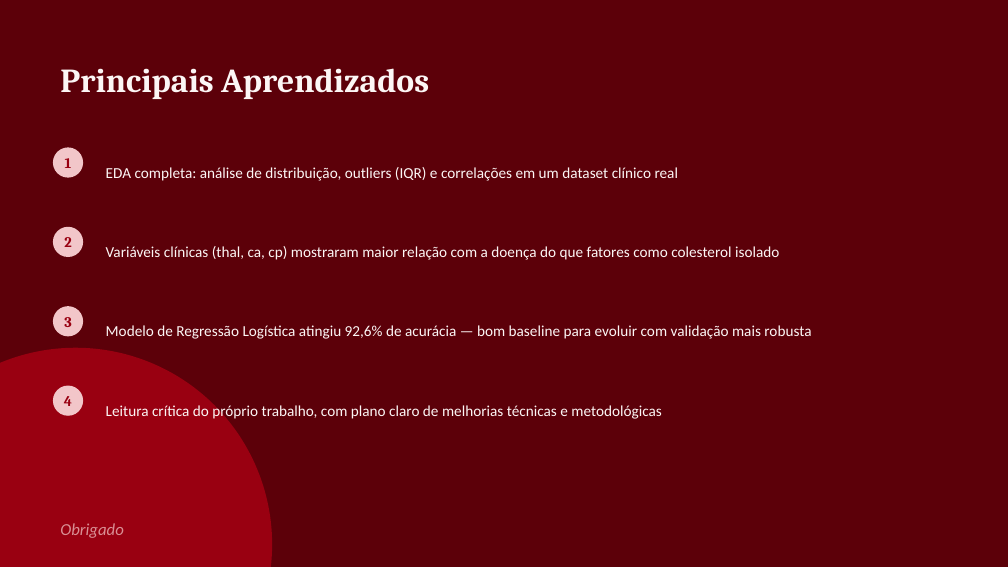
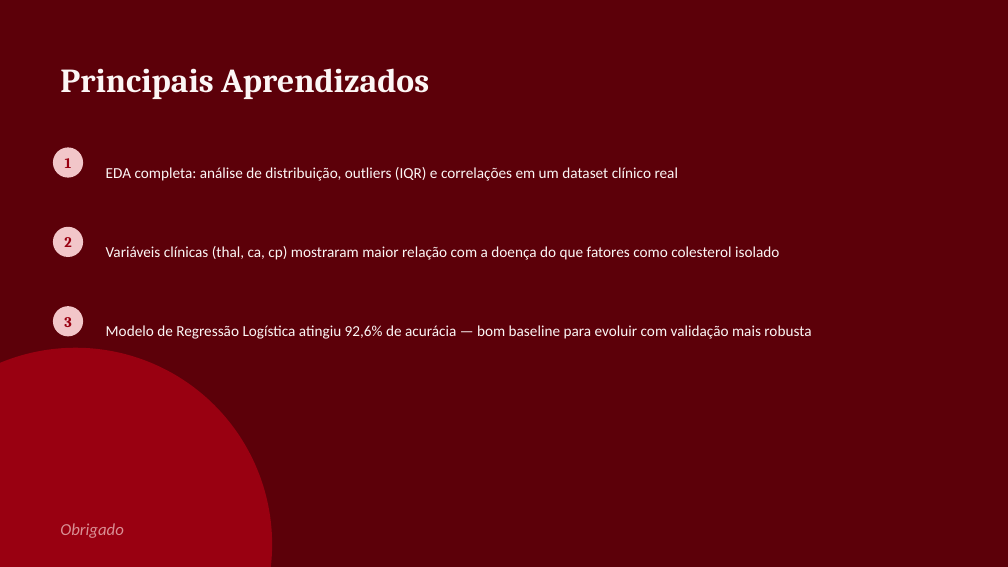
Before and after one commit to Arzenha/Org-o_sofredor, a slide deck: slide 10 of Doenca_Cardiaca_Apresentacao.pptx (slide 11 before the commit). Drawn at 1008x567 pixels with LibreOffice and Linux fonts; fonts in the diff are those of the drawing. Boxes give left, top, right and bottom in pixels: in the first picture for what was removed or moved away, otherwise in the second. Text is boxed around its words. In the diff, an @@ line names an element or a change of style, - is before the commit and + after.

```diff
--- a/Doenca_Cardiaca_Apresentacao.pptx
+++ b/Doenca_Cardiaca_Apresentacao.pptx
@@ ellipse removed at (53, 386, 83, 416) @@
@@ text removed at (64, 396, 72, 406) @@
-4
@@ text removed at (106, 403, 662, 421) @@
-Leitura crítica do próprio trabalho, com plano claro de melhorias técnicas e metodológicas
```
Also in this commit, not shown: 3 other slides changed, 1 slide removed.
